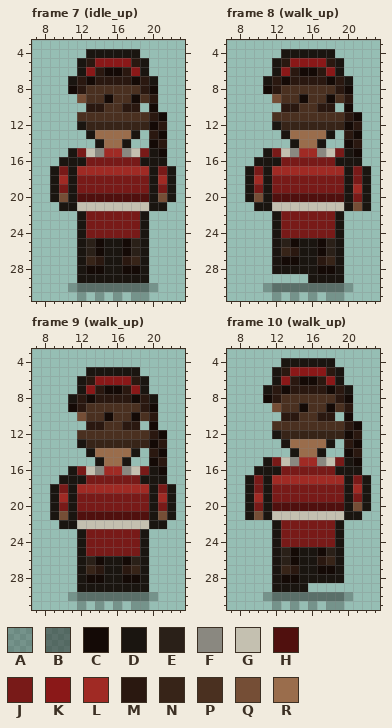
One commit to this pixel-art file: public/sprites/agents/priya_sharma_sheet.aseprite. The picture above was drawn from the file before the commit.
32x32 pixels, 16 frames. Colours within 5 levels of each other are drawn and written as one. Shown: frame 7 (idle_up): x 7..23, y 3..31; frame 8 (walk_up): x 7..23, y 3..31; frame 9 (walk_up): x 7..23, y 3..31; frame 10 (walk_up): x 7..23, y 3..31. The commit also changed other frames, which this record leaves out.
Palette (. is transparent): A #0a08063c  B #0a08066e  C #140a06  D #1a1510  E #2a2018  F #8a8880  G #c4c0b0  H #50100e  J #781a18  K #8a1818  L #a02a24  M #2a1810  N #372418  P #4a3020  Q #754e36  R #9a6d4c
Pixels before, frame 7 (idle_up), first column x 9:
 4 ....DDDDDD....
 5 ...DMKKKKMD...
 6 ...DKMCCMKD...
 7 ..DMCMMMMCMD..
 8 ..CMPPPPPPMC..
 9 ...QPPCPPCPM..
10 ....MMPPMM.C..
11 ...PPPPPPPPMC.
12 ...DNNNNNNNCM.
13 ....DRRRRD.MC.
14 .....DRRD..CM.
15 ..DJGFLLFGJDC.
16 .DDDJJJJJJDDD.
17 DJDLLLLLLLLDJD
18 DLDJJJJJJJJDLD
19 DJDJJJJJJJJDJD
20 DQDHHHHHHHHDQD
21 .DDGGGGGGGGDD.
22 ...DJJJJJJD...
23 ...DJJJJJJD...
24 ...DJJJJJJD...
25 ...DECDDCED...
26 ...DECDDCED...
27 ...DNMDDMND...
28 ...DCCDDCCD...
29 ...DDDDDDDD...
30 ..ABBBBBBBBA..
31 ...A.A.A.AA...
Pixels before, frame 8 (walk_up), first column x 9:
 4 ....DDDDDD....
 5 ...DMKKKKMD...
 6 ...DKMCCMKD...
 7 ..DMCMMMMCMD..
 8 ..CMPPPPPPMC..
 9 ...QPPCPPCPM..
10 ....MMPPMM.C..
11 ...PPPPPPPPMC.
12 ...DNNNNNNNCM.
13 ....DRRRRD.MC.
14 .....DRRD..CM.
15 ..DJGFLLFGJDC.
16 .DDDJJJJJJDDD.
17 DJDLLLLLLLLDJD
18 DLDJJJJJJJJDJD
19 DJDJJJJJJJJDLD
20 DQDHHHHHHHHDJD
21 .DDGGGGGGGGDQD
22 ...DJJJJJJD...
23 ...DJJJJJJD...
24 ...DJJJJJJD...
25 ...DECDDCED...
26 ...DNMDDCED...
27 ...DCCDDMND...
28 ...DDDDDCCD...
29 .......DDDD...
30 ..ABBBBBBBBA..
31 ...A.A.A.AA...
Pixels before, frame 9 (walk_up), first column x 9:
 5 ....DDDDDD....
 6 ...DMKKKKMD...
 7 ...DKMCCMKD...
 8 ..DMCMMMMCMD..
 9 ..CMPPPPPPMC..
10 ...QPPCPPCPM..
11 ....MMPPMM.C..
12 ...PPPPPPPPMC.
13 ...DNNNNNNNCM.
14 ....DRRRRD.MC.
15 .....DRRD..CM.
16 ..DJGFLLFGJDC.
17 .DDDJJJJJJDDD.
18 DJDLLLLLLLLDJD
19 DLDJJJJJJJJDLD
20 DJDJJJJJJJJDJD
21 DQDHHHHHHHHDQD
22 .DDGGGGGGGGDD.
23 ...DJJJJJJD...
24 ...DJJJJJJD...
25 ...DJJJJJJD...
26 ...DECDDCED...
27 ...DNMDDMND...
28 ...DCCDDCCD...
29 ...DDDDDDDD...
30 ..ABBBBBBBBA..
31 ...A.A.A.AA...
Pixels before, frame 10 (walk_up), first column x 9:
 4 ....DDDDDD....
 5 ...DMKKKKMD...
 6 ...DKMCCMKD...
 7 ..DMCMMMMCMD..
 8 ..CMPPPPPPMC..
 9 ...QPPCPPCPM..
10 ....MMPPMM.C..
11 ...PPPPPPPPMC.
12 ...DNNNNNNNCM.
13 ....DRRRRD.MC.
14 .....DRRD..CM.
15 ..DJGFLLFGJDC.
16 .DDDJJJJJJDDD.
17 DJDLLLLLLLLDJD
18 DJDJJJJJJJJDLD
19 DLDJJJJJJJJDJD
20 DJDHHHHHHHHDQD
21 DQDGGGGGGGGDD.
22 ...DJJJJJJD...
23 ...DJJJJJJD...
24 ...DJJJJJJD...
25 ...DECDDCED...
26 ...DECDDMND...
27 ...DNMDDCCD...
28 ...DCCDDDDD...
29 ...DDDD.......
30 ..ABBBBBBBBA..
31 ...A.A.A.AA...
The same view after the edit:
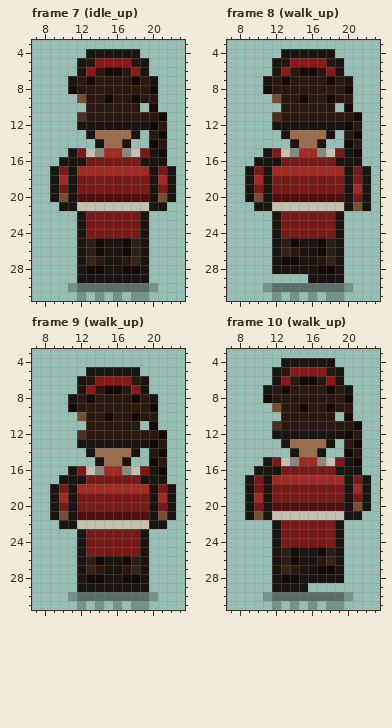
The edit:
{"where": "frame 7 (idle_up)"}
{"frame":7,"y":8,"x":13,"old":"PPPPPP","new":"MMMMMM"}
{"frame":7,"y":9,"x":13,"old":"PP","new":"MM"}
{"frame":7,"y":9,"x":16,"old":"PP","new":"MM"}
{"frame":7,"y":9,"x":19,"old":"P","new":"M"}
{"frame":7,"y":10,"x":15,"old":"PP","new":"MM"}
{"frame":7,"y":11,"x":13,"old":"PPPPPPP","new":"MMMMMMM"}
{"frame":7,"y":12,"x":13,"old":"NNNNNNN","new":"DDDDDDD"}
{"where": "frame 8 (walk_up)"}
{"frame":8,"y":8,"x":13,"old":"PPPPPP","new":"MMMMMM"}
{"frame":8,"y":9,"x":13,"old":"PP","new":"MM"}
{"frame":8,"y":9,"x":16,"old":"PP","new":"MM"}
{"frame":8,"y":9,"x":19,"old":"P","new":"M"}
{"frame":8,"y":10,"x":15,"old":"PP","new":"MM"}
{"frame":8,"y":11,"x":13,"old":"PPPPPPP","new":"MMMMMMM"}
{"frame":8,"y":12,"x":13,"old":"NNNNNNN","new":"DDDDDDD"}
{"where": "frame 9 (walk_up)"}
{"frame":9,"y":9,"x":13,"old":"PPPPPP","new":"MMMMMM"}
{"frame":9,"y":10,"x":13,"old":"PP","new":"MM"}
{"frame":9,"y":10,"x":16,"old":"PP","new":"MM"}
{"frame":9,"y":10,"x":19,"old":"P","new":"M"}
{"frame":9,"y":11,"x":15,"old":"PP","new":"MM"}
{"frame":9,"y":12,"x":13,"old":"PPPPPPP","new":"MMMMMMM"}
{"frame":9,"y":13,"x":13,"old":"NNNNNNN","new":"DDDDDDD"}
{"where": "frame 10 (walk_up)"}
{"frame":10,"y":8,"x":13,"old":"PPPPPP","new":"MMMMMM"}
{"frame":10,"y":9,"x":13,"old":"PP","new":"MM"}
{"frame":10,"y":9,"x":16,"old":"PP","new":"MM"}
{"frame":10,"y":9,"x":19,"old":"P","new":"M"}
{"frame":10,"y":10,"x":15,"old":"PP","new":"MM"}
{"frame":10,"y":11,"x":13,"old":"PPPPPPP","new":"MMMMMMM"}
{"frame":10,"y":12,"x":13,"old":"NNNNNNN","new":"DDDDDDD"}
